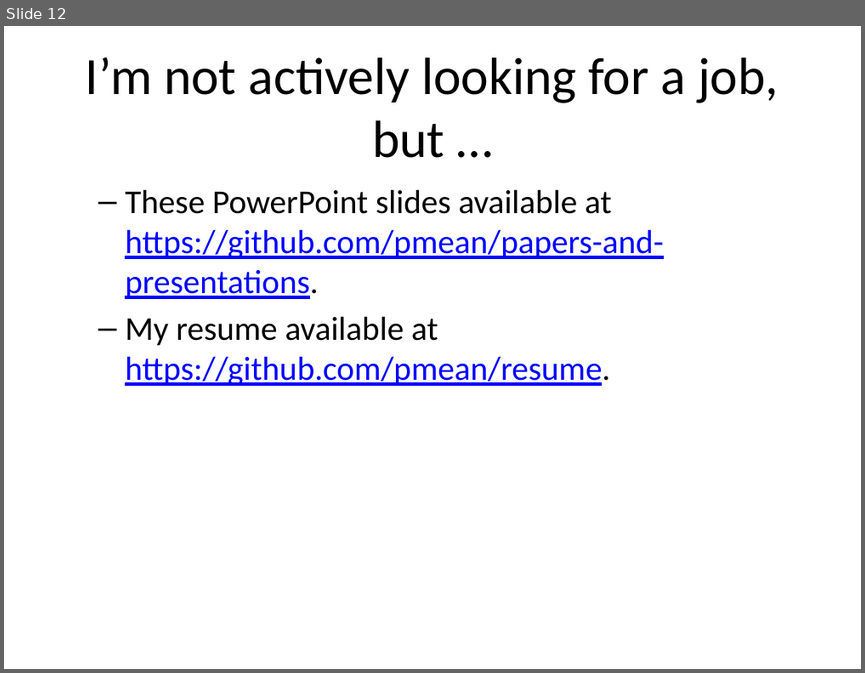
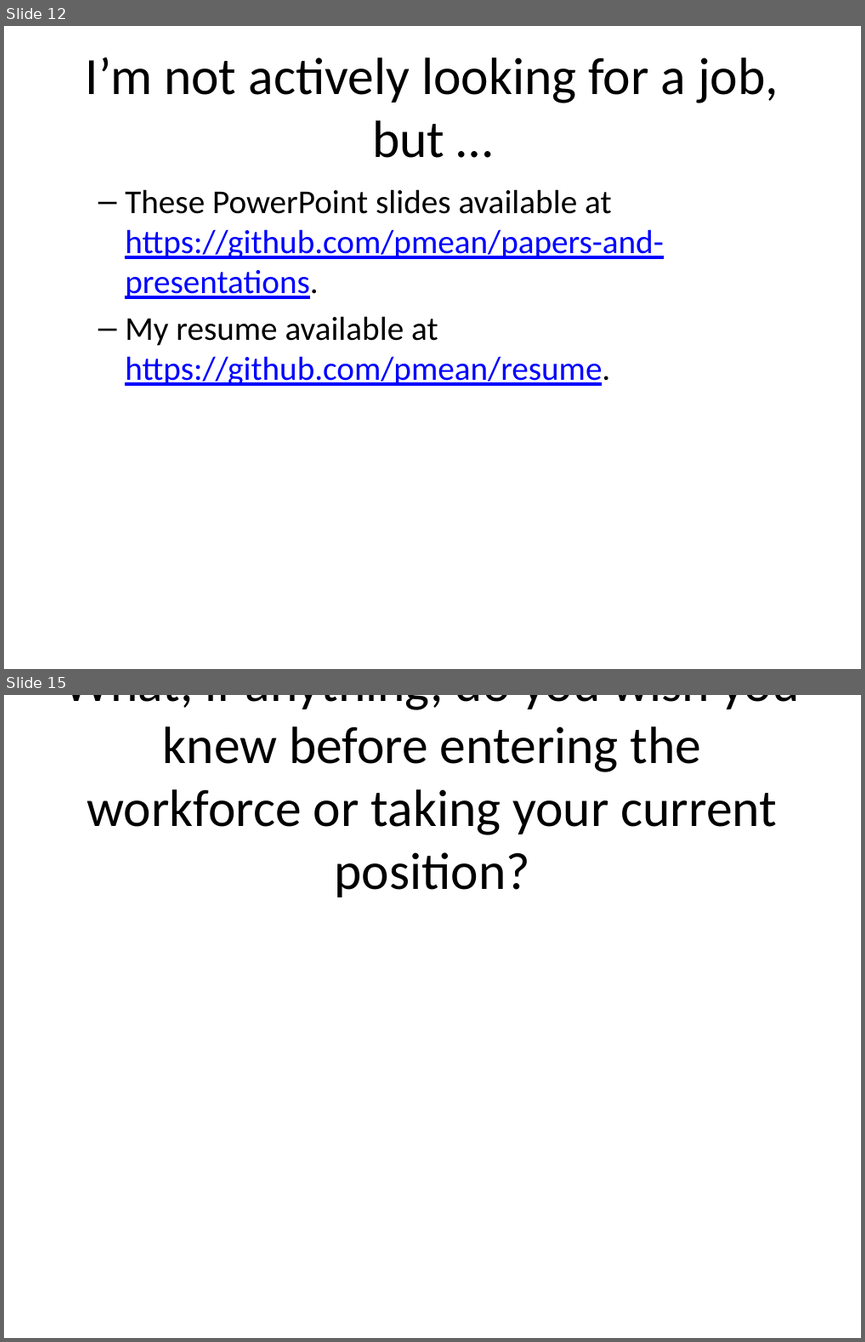
Before and after one commit to pmean/papers-and-presentations, a slide deck: consulting-careers/introduction.pptx. Shown one above the other, each under a label of ours: slide 12 before the commit, slides 12 and 15 after it; the slides between them are not shown. The pictures are 865x673 and 865x1342 pixels, drawn with LibreOffice and Linux fonts; fonts in the diff are those of the drawing. Boxes give left, top, right and bottom in pixels: in the first picture for what was removed or moved away, otherwise in the second. Text is boxed around its words. In the diff, an @@ line names an element or a change of style, - is before the commit and + after.

```diff
--- a/consulting-careers/introduction.pptx
+++ b/consulting-careers/introduction.pptx
@@ slide 15 added at <box>4,695,861,1338</box>, background #FFFFFF @@
@@ title added at <box>64,695,800,897</box>, 44 pt, text #000000 @@
+What, if anything, do you wish you knew before entering the workforce or taking your current position?
```
Also in this commit, not shown: 9 other slides added, 2 other files.
